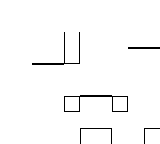
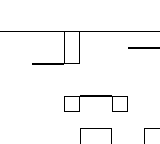
Before/after of a 160 × 144 layered artwork. What changed in the layer stack:
painted on "Mask" over [0, 31, 160, 32]
